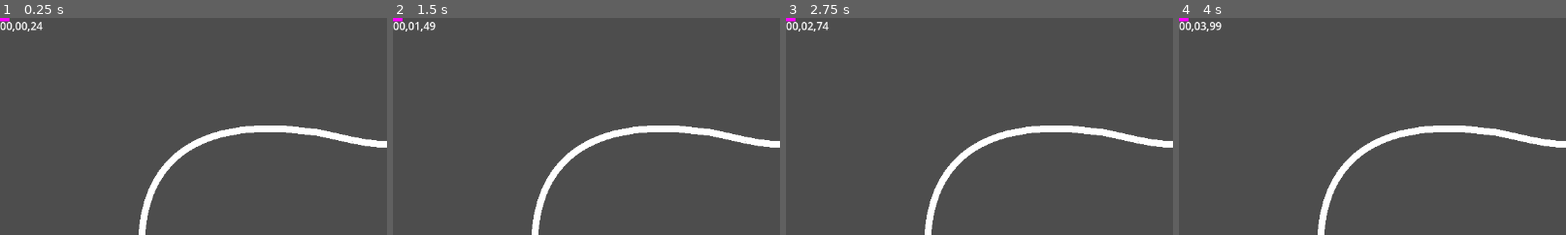
Above: before the commit, frames 1-4 (left to right).
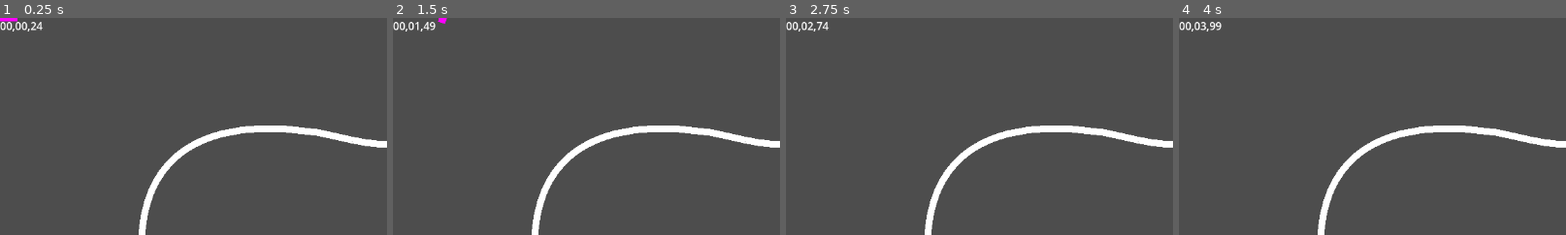
Above: after the commit, the same moments.

Repository: Timjb4235/three-brothers
Game: Godot game, scene res://scenes/main.tscn
Same seed, same stepped clock (60 frames per second), same inputs: the game is played once before the commit and once after it.
Inputs:
- Up to frame 1 (0.25 s): no input
- Up to frame 2 (1.5 s): hold Right (right) 0.53-1.28 s; hold Down (down) from 1.28 s (still down)
- Up to frame 3 (2.75 s): release Down (down) at 2.03 s; hold Right (right) from 2.03 s (still down)
- Up to frame 4 (4 s): release Right (right) at 2.78 s; hold Up (up) 2.78-3.53 s; hold A (left) from 3.53 s (still down)
The pictures show only the part of the screen within x 0-50%, y 0-50%; the shares and areas given below are measured in that part.

The runs differ from the first frame. In frame 1, less than 0.1% of the frame differs, in the area x 2-5%, y 0-2%; in frame 2, 0.1%, in the area x 0-15%, y 0-3%; in frame 3, less than 0.1%; in frame 4, less than 0.1%.
Error before the commit: Parse Error: Identifier "speed" not declared in the current scope. (res://scenes/player.gd:13)

Commit message:
Player fixed and updated

Diff:
--- a/scenes/player.gd
+++ b/scenes/player.gd
@@ -1,8 +1,10 @@
 extends CharacterBody2D
 
 const initial_speed = 50
-const friction = 0.99
+const friction = 0.98
 const accel_strength = 5
+const rotation_strength = 2.5
+const max_speed = 250
 var acceleration = Vector2(0, 0)
 var rotation_input = 0
 var accel_input = 0
@@ -10,16 +12,16 @@
 
 # Called when the node enters the scene tree for the first time.
 func _ready():
-	velocity = Vector2(speed * cos(deg_to_rad(angle)), speed * sin(deg_to_rad(angle)))
-
+	velocity = Vector2(initial_speed * cos(deg_to_rad(rotation)), initial_speed * sin(deg_to_rad(rotation)))
 
 # Called every frame. 'delta' is the elapsed time since the previous frame.
 func _process(delta):
 	get_input()
-	rotation += rotation_input * delta
-	print(transform.x)
-	velocity *= friction
+	rotation += rotation_strength * rotation_input * delta
+	velocity *= friction ** delta
 	velocity += transform.x * accel_input
+	if velocity.length() > max_speed:
+		velocity = transform.x * max_speed
 	move_and_collide(velocity * delta)
 
 # Receives input from the player via arrow keys
Not shown: 1 places in scenes/player.tscn that only renumber resources
